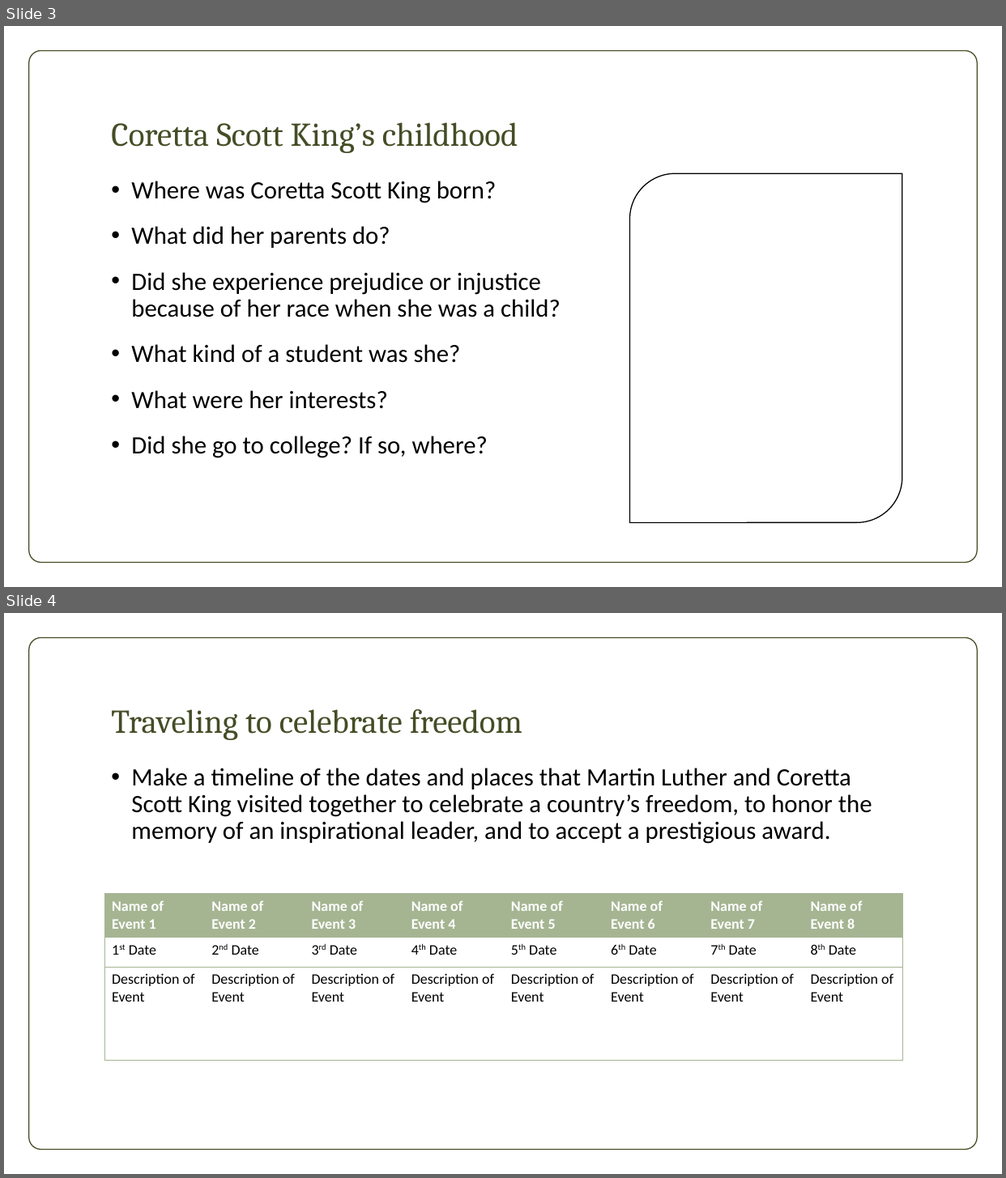
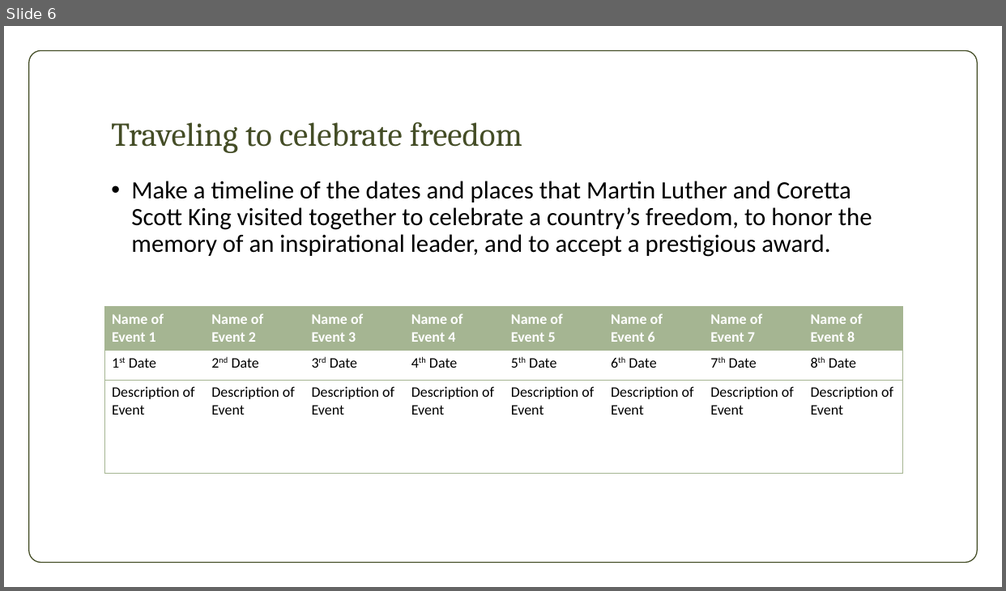
Before and after one commit to Jackie-VC/bdt_movies, a slide deck: movie.pptx. Shown one above the other, each under a label of ours: slides 3 and 4 before the commit, slide 6 after it. The pictures are 1006x1178 and 1006x591 pixels, drawn with LibreOffice and Linux fonts; fonts in the diff are those of the drawing; background and template pictures are left out. Boxes give left, top, right and bottom in pixels: in the first picture for what was removed or moved away, otherwise in the second. Text is boxed around its words. In the diff, an @@ line names an element or a change of style, - is before the commit and + after.

```diff
--- a/movie.pptx
+++ b/movie.pptx
@@ slide 3 removed at <box>4,26,1002,587</box>, background picture (left out); not listed: 1 template element that a slide beside it also shows @@
@@ title removed at <box>111,122,518,153</box> @@
-Coretta Scott King’s childhood
@@ text removed at <box>131,181,560,459</box> @@
-• Where was Coretta Scott King born?
-• What did her parents do?
-• Did she experience prejudice or injustice because of her race when she was a child?
-• What kind of a student was she?
-• What were her interests?
-• Did she go to college? If so, where?
@@ round diag rect removed at <box>630,173,902,523</box> @@
@@ what was slide 4 is now slide 6 @@
```
Also in this commit, not shown: 2 slides changed, 3 slides added, 1 other slide removed.
